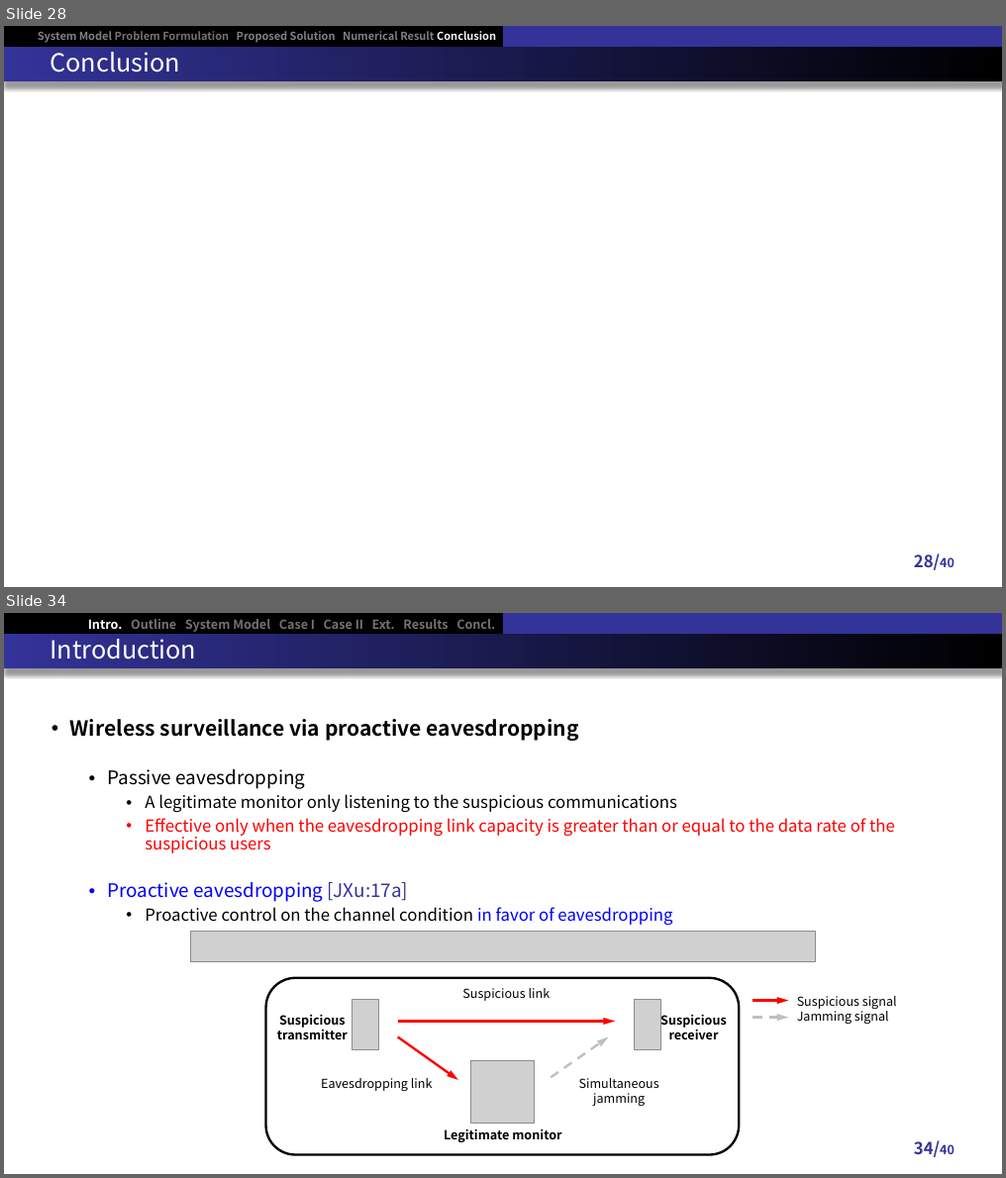
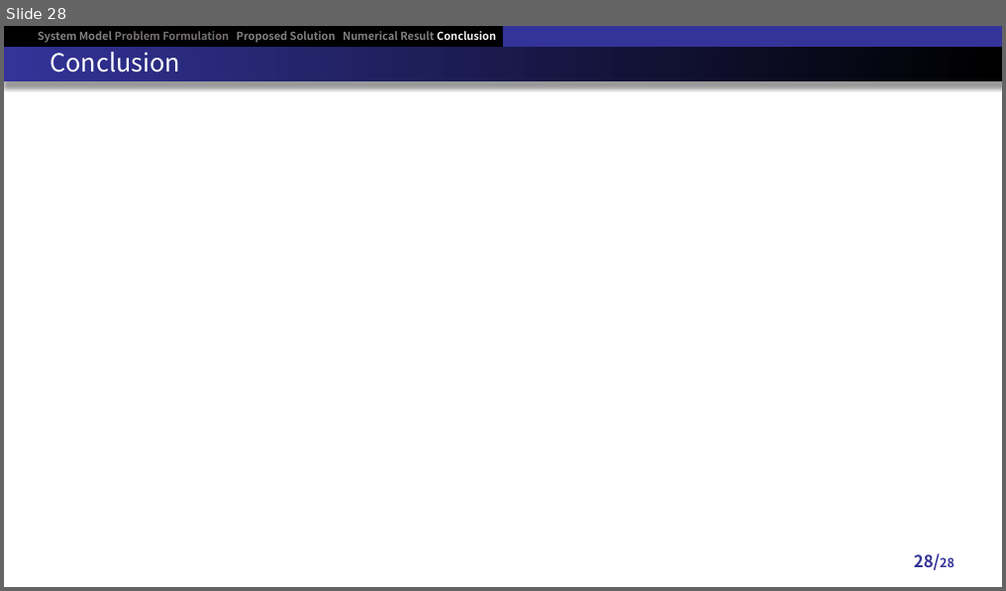
Before and after one commit to RefatHanbat/Presentation-of-SDM, a slide deck: New Problem/Thesis Defense slide.pptx. Shown one above the other, each under a label of ours: slides 28 and 34 before the commit, slide 28 after it; the slides between them are not shown. The pictures are 1006x1178 and 1006x591 pixels, drawn with LibreOffice and Linux fonts; fonts in the diff are those of the drawing; grey boxes stand for pictures. Boxes give left, top, right and bottom in pixels: in the first picture for what was removed or moved away, otherwise in the second. Text is boxed around its words. In the diff, an @@ line names an element or a change of style, - is before the commit and + after.

```diff
--- a/New Problem/Thesis Defense slide.pptx
+++ b/New Problem/Thesis Defense slide.pptx
@@ slide 34 removed at box(4, 613, 1002, 1174), background #FFFFFF; not listed: 3 template elements that a slide beside it also shows @@
@@ title removed at box(51, 633, 197, 660) @@
-Introduction
@@ text removed at box(88, 619, 495, 632) @@
-Intro. Outline System Model Case I Case II Ext. Results Concl.
@@ text removed at box(70, 719, 895, 926) @@
-• Wireless surveillance via proactive eavesdropping
-  • Passive eavesdropping
-    • A legitimate monitor only listening to the suspicious communications
-    • Effective only when the eavesdropping link capacity is greater than or equal to the data rate of the suspicious users
-  • Proactive eavesdropping [JXu:17a]
-    • Proactive control on the channel condition in favor of eavesdropping
@@ picture removed at box(190, 931, 815, 961) @@
@@ rounded rectangle removed at box(266, 978, 740, 1155) @@
@@ text removed at box(462, 988, 550, 1001) @@
-Suspicious link
@@ text removed at box(797, 996, 897, 1024) @@
-Suspicious signal
-Jamming signal
@@ text removed at box(277, 1015, 348, 1040) @@
-Suspicious
-transmitter
@@ picture removed at box(352, 1000, 378, 1050) @@
@@ arrow removed from (398, 1022) to (615, 1022) @@
@@ picture removed at box(635, 1000, 660, 1050) @@
@@ text removed at box(660, 1012, 727, 1040) @@
-Suspicious
-receiver
@@ arrow removed from (753, 1001) to (788, 1001) @@
@@ arrow removed from (753, 1018) to (788, 1018) @@
@@ arrow removed from (398, 1038) to (458, 1080) @@
@@ arrow removed from (550, 1078) to (609, 1038) @@
@@ text removed at box(321, 1078, 433, 1091) @@
-Eavesdropping link
@@ picture removed at box(471, 1060, 534, 1124) @@
@@ text removed at box(579, 1078, 659, 1106) @@
-Simultaneous jamming
@@ text removed at box(444, 1130, 561, 1143) @@
-Legitimate monitor
@@ page number removed at box(914, 1141, 954, 1157) @@
-34/40
@@ page number at box(914, 554, 954, 570): text changed @@
-28/40
+28/28
```
Also in this commit, not shown: 8 slides changed, 23 other slides removed, 1 other file.
